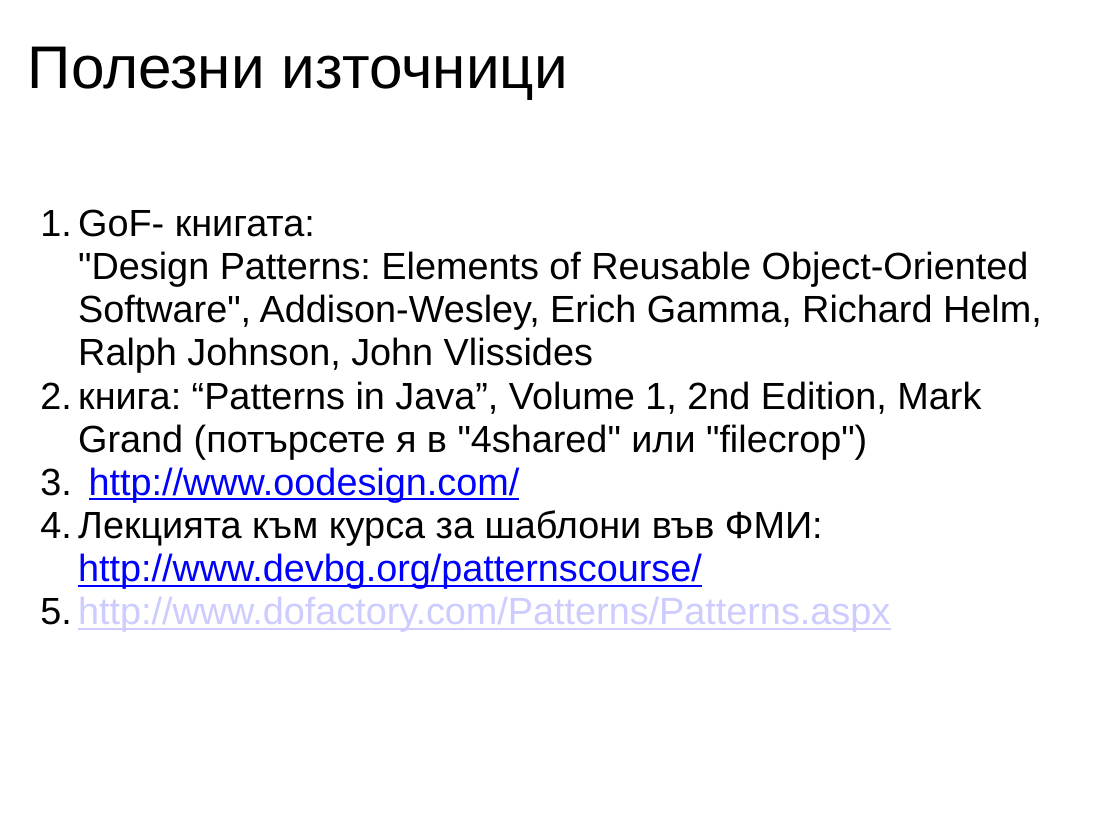
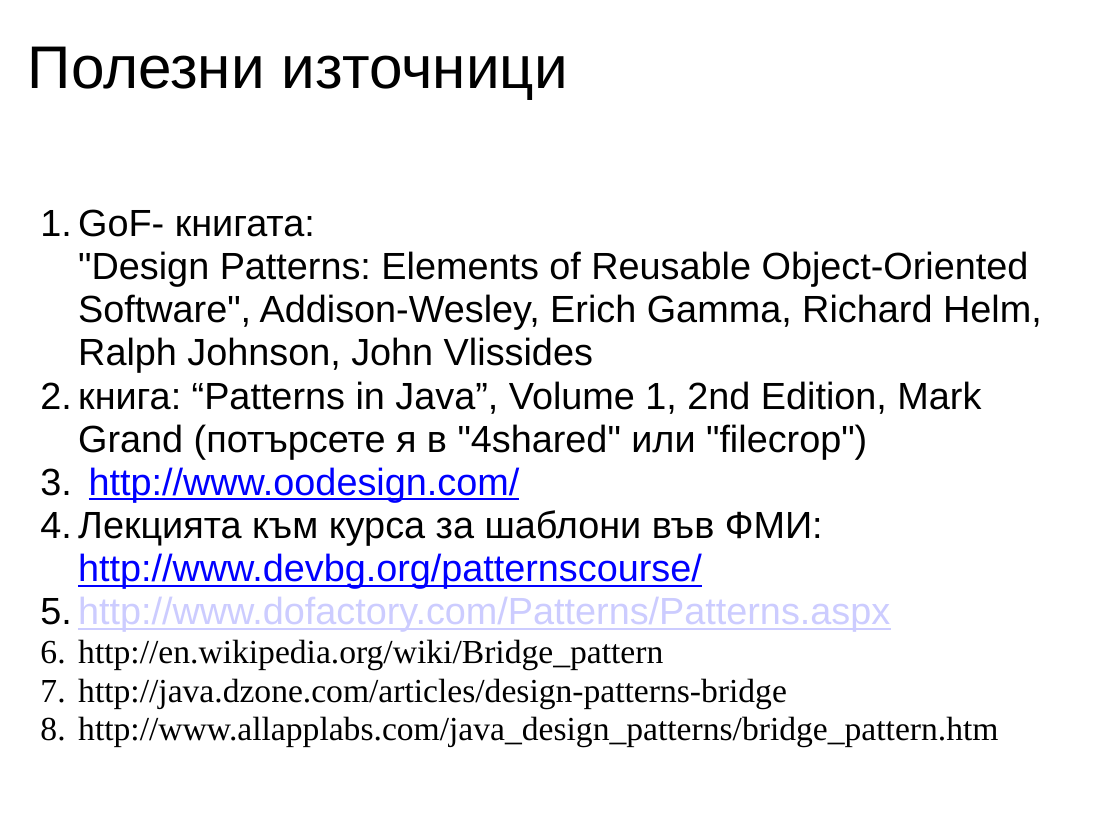
Before and after one commit to nikolaiweselinow/design-patterns-book, a slide deck: slide 9 of resources/Chapter-12-Bridge/Chapter-12-Bridge-Presentation.ppt. Drawn at 1120x840 pixels with LibreOffice and Linux fonts; fonts in the diff are those of the drawing. Boxes give left, top, right and bottom in pixels: in the first picture for what was removed or moved away, otherwise in the second. Text is boxed around its words. In the diff, an @@ line names an element or a change of style, - is before the commit and + after.

```diff
--- a/resources/Chapter-12-Bridge/Chapter-12-Bridge-Presentation.ppt
+++ b/resources/Chapter-12-Bridge/Chapter-12-Bridge-Presentation.ppt
@@ text at (x1=78, y1=639, x2=998, y2=747): paragraphs added @@
+  6. http://en.wikipedia.org/wiki/Bridge_pattern
+  7. http://java.dzone.com/articles/design-patterns-bridge
+  8. http://www.allapplabs.com/java_design_patterns/bridge_pattern.htm
```
Also in this commit, not shown: 1 other slide changed, 1 other file.
